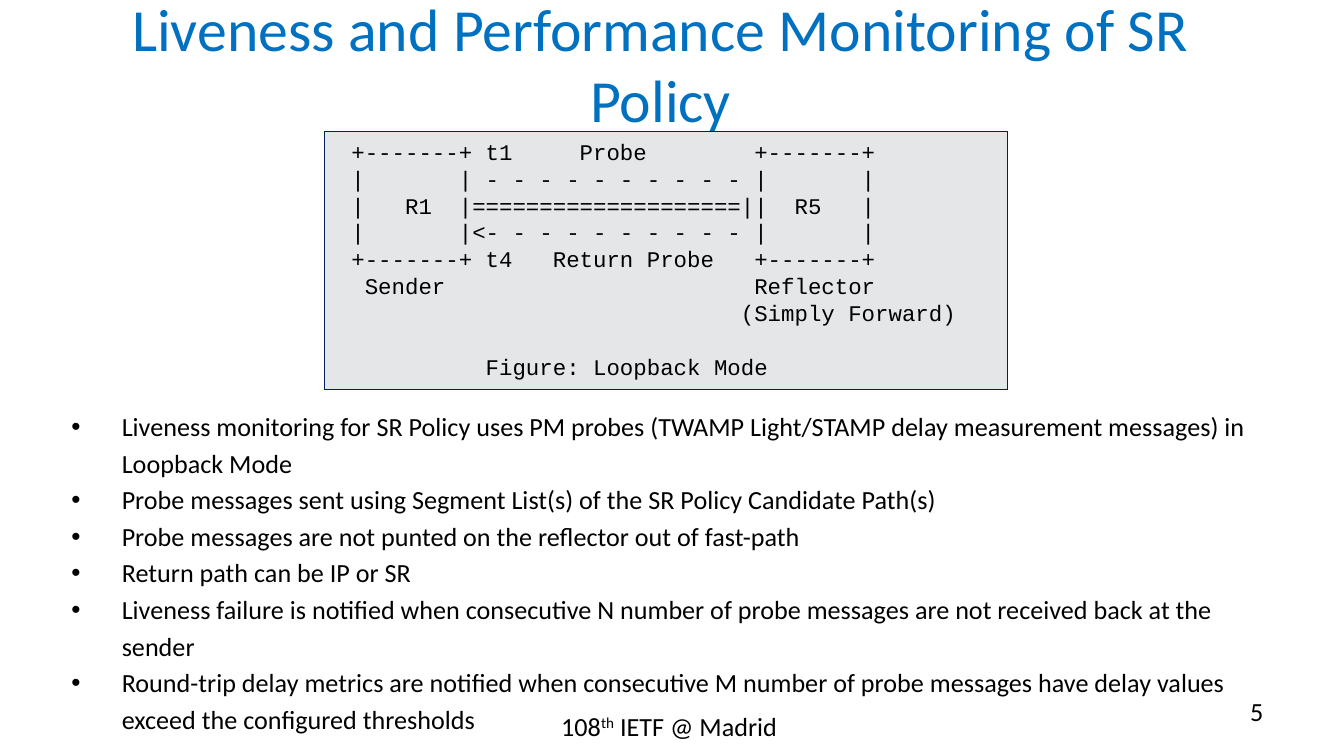
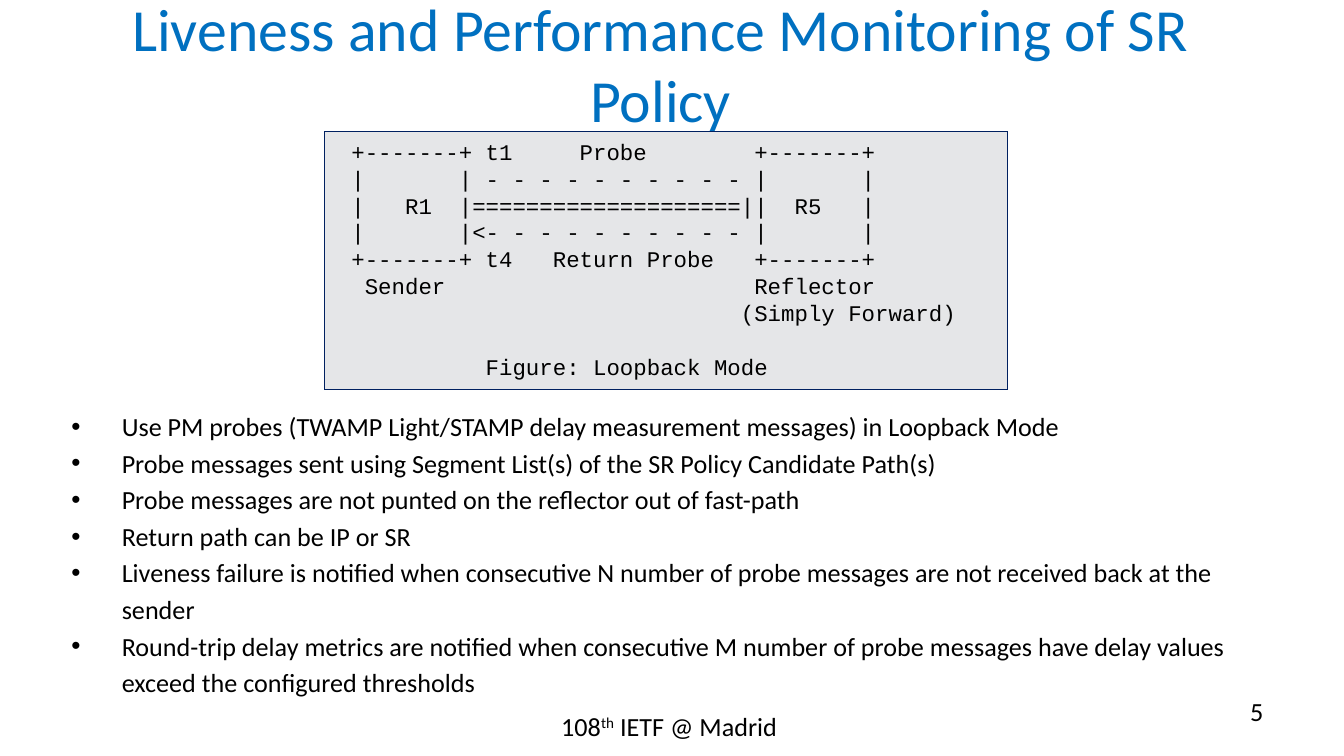
Before and after one commit to rakgandhi/ietf-slides, a slide deck: slide 5 of draft-gandhi-spring-sr-enhanced-plm-01.pptx. Drawn at 1344x756 pixels with LibreOffice and Linux fonts; fonts in the diff are those of the drawing. Boxes give left, top, right and bottom in pixels: in the first picture for what was removed or moved away, otherwise in the second. Text is boxed around its words. In the diff, an @@ line names an element or a change of style, - is before the commit and + after.

```diff
--- a/draft-gandhi-spring-sr-enhanced-plm-01.pptx
+++ b/draft-gandhi-spring-sr-enhanced-plm-01.pptx
@@ text at (122,417,1059,441): text changed @@
-• Liveness monitoring for SR Policy uses PM probes (TWAMP Light/STAMP delay measurement messages) in Loopback Mode
+• Use PM probes (TWAMP Light/STAMP delay measurement messages) in Loopback Mode
```
Also in this commit, not shown: 1 other file.
